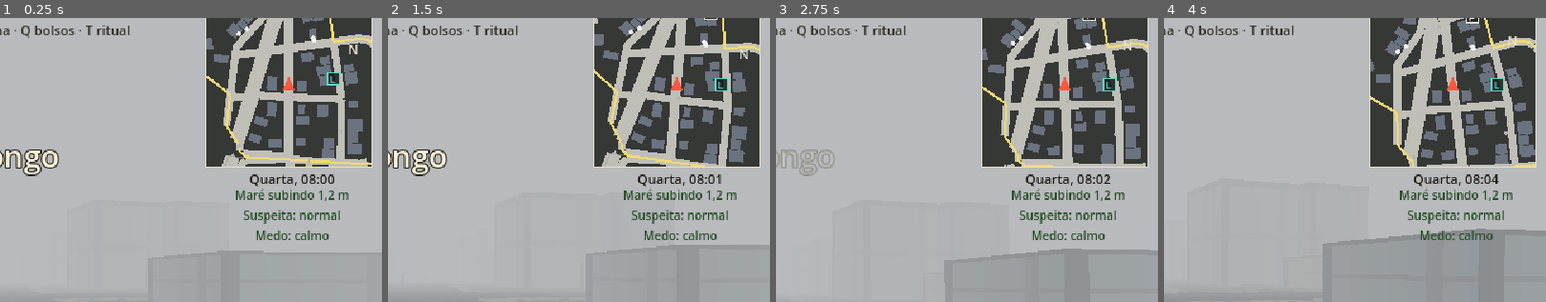
Above: before the commit, frames 1-4 (left to right).
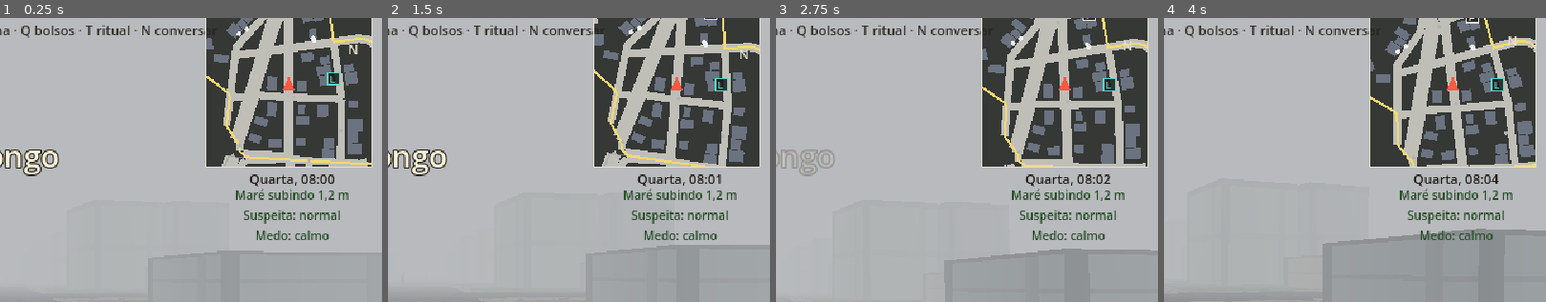
Above: after the commit, the same moments.

Repository: lucas-gomes-backend/monster-contracts
Game: Godot game, scene res://presentation/cidade/bairro.tscn
The game is run twice, just before and just after one commit, with the same random seed, the same clock (stepped at 60 frames per second) and the same inputs. This scene is started directly instead of the project's main scene.
Inputs (mouse positions are % of the whole screen's width and height, from its top left):
- Up to frame 1 (0.25 s): no input
- Up to frame 2 (1.5 s): tap Enter at 0.5 s; move the mouse to (55, 49) at 0.52 s; press the mouse at (55, 49) at 0.53 s; hold W (mover_frente) from 0.53 s (still down); tap Tab (caderno) at 0.8, 1.35 s; move the mouse to (45, 50) at 1.27 s; release the mouse at (45, 50) at 1.28 s; click (45, 50) at 1.42 s
- Up to frame 3 (2.75 s): keep holding W (mover_frente); tap Shift (correr) at 1.55 s; move the mouse to (52, 48) at 2.02 s; hold Shift (correr) from 2.03 s (still down); click (52, 48) at 2.17 s; tap E (examinar) at 2.3 s
- Up to frame 4 (4 s): keep holding W (mover_frente); move the mouse to (49, 51) at 2.77 s; release Shift (correr) at 2.78 s; tap E (examinar) at 2.85 s; click (49, 51) at 2.92 s; tap F (lanterna) at 3.05 s; move the mouse to (57, 51) at 3.52 s; hold F (lanterna) from 3.53 s (still down); click (57, 51) at 3.67 s; tap M (mapa) at 3.8 s
The pictures show only the part of the screen within x 50-100%, y 4-54%; the shares and areas given below are measured in that part.

The runs differ from the first frame. In frame 1, 0.2% of the frame differs, in the area x 35-54%, y 2-7%; in frame 2, 0.2%; in frame 3, 0.2%; in frame 4, 0.2%.

Commit message:
feat(fase-04): negociação e apaziguamento com o Curupira
Conversa (N) com a criatura que negocia (astuta ou ardilosa, neutra ou
protetora, não humana): a personalidade sai da semente e muda o que
agrada e o que ofende; ofertas gastam paciência; acordo pede agradar e
depois prometer o que atende o gatilho do caso, com um termo (o custo).
Criatura ardilosa pode trair depois (guardado para relatório e casos
futuros). Recusa vira confronto. Conversando, a criatura escuta e não
ataca. A oferenda só apazigua se ela não estiver furiosa.

Textos e números em config/negociacao.json (arquivo novo, com esquema).

Co-Authored-By: Claude Opus 5.5 <noreply@anthropic.com>

Diff:
--- a/game/core/confronto/estado_criatura.gd
+++ b/game/core/confronto/estado_criatura.gd
@@ -83,6 +83,23 @@
 	agressividade = int(_cfg["agressividade_maxima"])
 
 
+## Negociação: acordo resolve; recusa vira confronto (ela fica mais agressiva e solta).
+func acordo() -> void:
+	if estado == RESOLVIDA:
+		return
+	estado = RESOLVIDA
+	resolucao = "negocia"
+	restante = 0.0
+
+
+func recusou() -> void:
+	if estado == RESOLVIDA:
+		return
+	estado = LIVRE
+	restante = 0.0
+	agressividade = mini(agressividade + 1, int(_cfg["agressividade_maxima"]))
+
+
 func esta_afastada() -> bool:
 	return afastada > 0.0
 
--- /dev/null
+++ b/game/core/confronto/negociacao.gd
@@ -0,0 +1,88 @@
+extends RefCounted
+## Negociação com a criatura (docs/06, "Negociar"): um confronto de diálogo. Só com criaturas
+## astutas ou ardilosas e de disposição neutra ou protetora (o Curupira).
+##   - A personalidade (sorteada pela semente) muda o que agrada e o que ofende.
+##   - Cada oferta: agrada (satisfação +1), ofende (paciência -2) ou não serve (paciência -1).
+##   - Acordo: oferecer o que atende o gatilho do caso ("por quê?") depois de agradar.
+##     Os termos do acordo são o custo. Criatura ardilosa pode trair depois.
+##   - Paciência zerada: recusa (vira confronto).
+## Textos e números em data/config/negociacao.json.
+
+const CONVERSANDO := "conversando"
+const ACORDO := "acordo"
+const RECUSA := "recusa"
+
+var ficha: Dictionary
+var gatilho: String
+var personalidade: String
+var paciencia: int
+var satisfacao: int = 0
+var situacao: String = CONVERSANDO
+var termos: Array[String] = []
+var traira: bool = false
+var ultima_fala: String = ""
+var _cfg: Dictionary
+var _g: RandomNumberGenerator
+
+
+## Dá para negociar com esta criatura?
+static func pode(ficha_da_criatura: Dictionary) -> bool:
+	return ficha_da_criatura["inteligencia"] in ["astuta", "ardilosa"] and ficha_da_criatura["disposicao"] in ["neutra", "protetora"] and not "humano" in ficha_da_criatura["familia"]
+
+
+func _init(ficha_da_criatura: Dictionary, gatilho_do_caso: String, cfg_negociacao: Dictionary, g: RandomNumberGenerator) -> void:
+	ficha = ficha_da_criatura
+	gatilho = gatilho_do_caso
+	_cfg = cfg_negociacao
+	_g = g
+	var personalidades: Array = _cfg["personalidades"]
+	personalidade = personalidades[_g.randi_range(0, personalidades.size() - 1)]
+	paciencia = int(_cfg["paciencia_inicial"])
+	ultima_fala = "%s %s" % [_cfg["abertura"][personalidade], _cfg["exigencias"].get(gatilho, _cfg["exigencias"]["padrao"])]
+
+
+func ofertas() -> Array:
+	return _cfg["ofertas"]
+
+
+## O caçador oferece a oferta i. "bolsos" para gastar o item que ela exige.
+## Devolve a fala da criatura.
+func oferecer(i: int, bolsos: RefCounted = null) -> String:
+	if situacao != CONVERSANDO or i < 0 or i >= ofertas().size():
+		return ultima_fala
+	var oferta: Dictionary = ofertas()[i]
+	var falas: Dictionary = _cfg["falas"]
+	if oferta.has("exige_item"):
+		if bolsos == null or not _gastar(bolsos, oferta["exige_item"]):
+			ultima_fala = falas["sem_item"]
+			return ultima_fala
+	if personalidade in oferta["ofende"]:
+		paciencia -= 2
+		ultima_fala = falas["ofendeu"]
+	elif personalidade in oferta["agrada"]:
+		satisfacao += 1
+		ultima_fala = falas["agradou"]
+	elif not oferta.get("atende_gatilho", false):
+		paciencia -= 1
+		ultima_fala = falas["indiferente"]
+	if oferta.get("atende_gatilho", false):
+		if satisfacao >= int(_cfg["satisfacao_para_acordo"]):
+			situacao = ACORDO
+			termos.append(str(oferta.get("termo", "")))
+			traira = _g.randf() < float(_cfg["chance_de_traicao"][ficha["inteligencia"]])
+			ultima_fala = falas["acordo"]
+			return ultima_fala
+		paciencia -= 1
+		ultima_fala = falas["indiferente"]
+	if paciencia <= 0:
+		situacao = RECUSA
+		ultima_fala = falas["recusa"]
+	return ultima_fala
+
+
+func _gastar(bolsos: RefCounted, item: String) -> bool:
+	for j in bolsos.itens.size():
+		if bolsos.itens[j]["item"] == item and int(bolsos.itens[j]["quantidade"]) > 0:
+			bolsos.usar(j)
+			return true
+	return false
--- a/game/core/dados/catalogo.gd
+++ b/game/core/dados/catalogo.gd
@@ -131,6 +131,11 @@
 ## Armas, bolsos (menu radial), círculo de sal e a criatura no campo (docs/06), validados.
 static func carregar_config_armas() -> Dictionary:
 	return carregar_validado("res://data/config/armas.json", "res://data/schemas/armas.schema.json")
+
+
+## Negociação e apaziguamento (docs/06), validados.
+static func carregar_config_negociacao() -> Dictionary:
+	return carregar_validado("res://data/config/negociacao.json", "res://data/schemas/negociacao.schema.json")
 
 
 ## Rituais do confronto (docs/06), validados.
--- /dev/null
+++ b/game/data/config/negociacao.json
@@ -0,0 +1,36 @@
+{
+  "$comment": "Negociação e apaziguamento (docs/06, 'Resoluções sem combate'). Negocia quem é astuta ou ardilosa e neutra ou protetora (o Curupira). A personalidade sai da semente e muda o que agrada e o que ofende. Ofender gasta 2 de paciência; o que não agrada nem ofende gasta 1; paciência zerada é recusa e vira confronto. Acordo: oferecer o que atende o gatilho do caso depois de agradar pelo menos uma vez. Criatura ardilosa pode trair o acordo depois. Apaziguar com a oferenda só funciona se ela não estiver furiosa.",
+  "paciencia_inicial": 3,
+  "satisfacao_para_acordo": 1,
+  "chance_de_traicao": {"instintiva": 0.0, "astuta": 0.1, "ardilosa": 0.35},
+  "apaziguar_ate_agressividade": 1,
+  "alcance_da_conversa": 6.0,
+  "personalidades": ["orgulhosa", "faminta", "ressentida", "curiosa"],
+  "abertura": {
+    "orgulhosa": "Quem é você para entrar aqui sem pedir licença?",
+    "faminta": "Você chega de mãos vazias? Aqui nada é de graça.",
+    "ressentida": "Mais um da cidade. Vieram terminar o serviço?",
+    "curiosa": "Um caçador que conversa... Fala. O que você sabe?"
+  },
+  "exigencias": {
+    "desmatamento": "Estão derrubando as árvores. Quero que parem.",
+    "caca_por_crueldade": "Matam bicho por maldade e largam no chão. Isso acaba.",
+    "matar_femea_com_filhotes": "Mataram a mãe e deixaram os filhotes. Quem fez paga.",
+    "padrao": "Vocês me provocaram. Agora escuta."
+  },
+  "ofertas": [
+    {"id": "pedir_licenca", "texto": "Peço licença. Não vim tomar nada daqui.", "agrada": ["orgulhosa", "curiosa"], "ofende": []},
+    {"id": "dar_oferenda", "texto": "Trouxe fumo e cachaça para você.", "exige_item": "oferenda_fumo_e_cachaca", "agrada": ["faminta", "orgulhosa"], "ofende": []},
+    {"id": "contar_a_verdade", "texto": "Sei quem fez isso. Foi gente daqui, e eu posso provar.", "agrada": ["curiosa", "ressentida"], "ofende": []},
+    {"id": "prometer_justica", "texto": "Eu faço o culpado parar. Dou minha palavra.", "atende_gatilho": true, "termo": "Fazer o culpado parar (expor quem cometeu o crime).", "agrada": ["ressentida"], "ofende": []},
+    {"id": "ameacar", "texto": "Some daqui, ou eu volto com fogo.", "agrada": [], "ofende": ["orgulhosa", "faminta", "ressentida", "curiosa"]}
+  ],
+  "falas": {
+    "agradou": "Hm. Continua.",
+    "indiferente": "Isso não me serve.",
+    "ofendeu": "Cuidado com o que fala.",
+    "sem_item": "Você nem tem isso aí.",
+    "acordo": "Combinado. Cumpra, e a mata fica em paz.",
+    "recusa": "Chega de conversa."
+  }
+}
--- /dev/null
+++ b/game/data/schemas/negociacao.schema.json
@@ -0,0 +1,46 @@
+{
+  "$comment": "Negociação e apaziguamento (game/data/config/negociacao.json).",
+  "type": "object",
+  "additionalProperties": false,
+  "required": ["paciencia_inicial", "satisfacao_para_acordo", "chance_de_traicao", "apaziguar_ate_agressividade", "alcance_da_conversa", "personalidades", "abertura", "exigencias", "ofertas", "falas"],
+  "properties": {
+    "$comment": {"type": "string"},
+    "paciencia_inicial": {"type": "integer", "minimum": 1},
+    "satisfacao_para_acordo": {"type": "integer", "minimum": 0},
+    "chance_de_traicao": {
+      "type": "object", "additionalProperties": false, "required": ["instintiva", "astuta", "ardilosa"],
+      "properties": {"instintiva": {"type": "number", "minimum": 0, "maximum": 1}, "astuta": {"type": "number", "minimum": 0, "maximum": 1}, "ardilosa": {"type": "number", "minimum": 0, "maximum": 1}}
+    },
+    "apaziguar_ate_agressividade": {"type": "integer", "minimum": 0},
+    "alcance_da_conversa": {"type": "number", "minimum": 0},
+    "personalidades": {"type": "array", "minItems": 1, "items": {"enum": ["orgulhosa", "faminta", "ressentida", "curiosa"]}},
+    "abertura": {
+      "type": "object", "additionalProperties": false, "required": ["orgulhosa", "faminta", "ressentida", "curiosa"],
+      "properties": {"orgulhosa": {"type": "string"}, "faminta": {"type": "string"}, "ressentida": {"type": "string"}, "curiosa": {"type": "string"}}
+    },
+    "exigencias": {"$comment": "gatilho -> fala; 'padrao' para os outros", "type": "object", "required": ["padrao"]},
+    "ofertas": {
+      "type": "array",
+      "minItems": 2,
+      "maxItems": 5,
+      "items": {
+        "type": "object",
+        "additionalProperties": false,
+        "required": ["id", "texto", "agrada", "ofende"],
+        "properties": {
+          "id": {"type": "string", "pattern": "^[a-z_]+$"},
+          "texto": {"type": "string", "minLength": 1},
+          "exige_item": {"type": "string", "pattern": "^[a-z0-9_]+$"},
+          "atende_gatilho": {"type": "boolean"},
+          "termo": {"type": "string"},
+          "agrada": {"type": "array", "items": {"enum": ["orgulhosa", "faminta", "ressentida", "curiosa"]}},
+          "ofende": {"type": "array", "items": {"enum": ["orgulhosa", "faminta", "ressentida", "curiosa"]}}
+        }
+      }
+    },
+    "falas": {
+      "type": "object", "additionalProperties": false, "required": ["agradou", "indiferente", "ofendeu", "sem_item", "acordo", "recusa"],
+      "properties": {"agradou": {"type": "string"}, "indiferente": {"type": "string"}, "ofendeu": {"type": "string"}, "sem_item": {"type": "string"}, "acordo": {"type": "string"}, "recusa": {"type": "string"}}
+    }
+  }
+}
--- a/game/presentation/cidade/bairro_cena.gd
+++ b/game/presentation/cidade/bairro_cena.gd
@@ -45,9 +45,13 @@
 const Ritual := preload("res://core/confronto/ritual.gd")
 const RitualTela := preload("res://presentation/cidade/ritual_tela.gd")
 const EstadoCriatura := preload("res://core/confronto/estado_criatura.gd")
+const Negociacao := preload("res://core/confronto/negociacao.gd")
+const ConversaTela := preload("res://presentation/cidade/conversa_tela.gd")
+const TECLAS_DE_OPCAO := [KEY_1, KEY_2, KEY_3, KEY_4, KEY_5]
 const TEXTO_DO_EFEITO := {"prende": "Pegou: a criatura está contida!", "fere": "Pegou: a criatura está ferida e vulnerável!",
 	"revela": "Pegou: a forma verdadeira apareceu!", "afasta": "Pegou: a criatura recuou!",
-	"destroi": "Destruída.", "cura": "Curada: a maldição se quebrou.", "bane": "Banida.", "apazigua": "Apaziguada: foi embora em paz."}
+	"destroi": "Destruída.", "cura": "Curada: a maldição se quebrou.", "bane": "Banida.", "apazigua": "Apaziguada: foi embora em paz.",
+	"negocia": "Acordo feito."}
 ## Quanto tempo a lanterna fica apagada quando falha de medo (segundos).
 const PISCADA_DA_LANTERNA := 0.25
 const CORES_DA_SUSPEITA := {"normal": Color(0.15, 0.3, 0.15), "observado": Color(0.6, 0.45, 0.05),
@@ -111,6 +115,13 @@
 var segurando := false
 var ritual_tela: Control
 var _cfg_rituais: Dictionary
+## Negociação em andamento (ou null), o gatilho do caso que a criatura cobra e os acordos
+## feitos (com a traição escondida, para o relatório e casos futuros).
+var negociacao: RefCounted
+var gatilho_do_caso: String = ""
+var acordos: Array = []
+var conversa_tela: Control
+var _cfg_negociacao: Dictionary
 var _energia_da_lanterna := 1.0
 var ambiente: WorldEnvironment
 var sol: DirectionalLight3D
@@ -180,6 +191,7 @@
 	bolsos = Bolsos.new(_cfg_armas["bolsos"])
 	_cfg_rituais = Catalogo.carregar_config_rituais()["dados"]
 	rituais = _cfg_rituais["rituais"]
+	_cfg_negociacao = Catalogo.carregar_config_negociacao()["dados"]
 	# Dia nublado: céu e névoa da mesma cor clara, o fundo some na névoa.
 	var env := Environment.new()
 	env.background_mode = Environment.BG_COLOR
@@ -340,7 +352,7 @@
 	camada.layer = 11
 	add_child(camada)
 	var ajuda := Label.new()
-	ajuda.text = "WASD andar · Shift correr · F lanterna · E bueiro\nBotão direito mirar, esquerdo atirar · R recarregar · 1-3 arma · Q bolsos · T ritual"
+	ajuda.text = "WASD andar · Shift correr · F lanterna · E bueiro\nBotão direito mirar, esquerdo atirar · R recarregar · 1-3 arma · Q bolsos · T ritual · N conversar"
 	ajuda.position = Vector2(8, 6)
 	ajuda.add_theme_font_size_override("font_size", 11)
 	ajuda.modulate = Color(0.15, 0.13, 0.1, 0.9)
@@ -402,6 +414,12 @@
 	ritual_tela.size = Vector2(400, 110)
 	ritual_tela.visible = false
 	camada.add_child(ritual_tela)
+	conversa_tela = ConversaTela.new()
+	conversa_tela.cena = self
+	conversa_tela.position = Vector2(70, 270)
+	conversa_tela.size = Vector2(500, 150)
+	conversa_tela.visible = false
+	camada.add_child(conversa_tela)
 
 
 ## Desce pelo bueiro i (ou sobe, se já estiver lá embaixo). Muda a luz da zona.
@@ -477,6 +495,13 @@
 	if ritual_tela.visible:
 		_input_do_ritual(evento)
 		return
+	if conversa_tela.visible:
+		_input_da_conversa(evento)
+		return
+	if evento.is_action_pressed("conversar"):
+		conversar()
+		get_viewport().set_input_as_handled()
+		return
 	if evento.is_action_pressed("ritual"):
 		abrir_rituais()
 		get_viewport().set_input_as_handled()
@@ -512,6 +537,54 @@
 	else:
 		return
 	get_viewport().set_input_as_handled()
+
+
+func _input_da_conversa(evento: InputEvent) -> void:
+	if evento.is_action_pressed("soltar_mouse") or evento.is_action_pressed("conversar"):
+		fechar_conversa()
+	elif evento is InputEventKey and evento.pressed and not evento.echo and evento.physical_keycode in TECLAS_DE_OPCAO:
+		oferecer(TECLAS_DE_OPCAO.find(evento.physical_keycode))
+	else:
+		return
+	get_viewport().set_input_as_handled()
+
+
+## N: começa a conversa, se a criatura negocia e está perto.
+func conversar() -> bool:
+	if criatura == null or not criatura.visible or _distancia_da_criatura() > float(_cfg_negociacao["alcance_da_conversa"]):
+		_avisar("Não tem com quem conversar aqui.")
+		return false
+	if not Negociacao.pode(criatura.ficha):
+		_avisar("Ela não negocia.")
+		return false
+	var gatilho := gatilho_do_caso if not gatilho_do_caso.is_empty() else str(criatura.ficha["gatilhos"][0])
+	negociacao = Negociacao.new(criatura.ficha, gatilho, _cfg_negociacao, Rng.new(semente).stream("negociacao:%s" % criatura.ficha["id"]))
+	conversa_tela.visible = true
+	cacador.bloqueado = true
+	return true
+
+
+func fechar_conversa() -> void:
+	negociacao = null
+	conversa_tela.visible = false
+	if not ferimentos.morto:
+		cacador.bloqueado = false
+
+
+## Oferece a opção i. Acordo resolve (com termos); recusa vira confronto.
+func oferecer(i: int) -> void:
+	if negociacao == null:
+		return
+	negociacao.oferecer(i, bolsos)
+	if negociacao.situacao == Negociacao.ACORDO:
+		criatura.estado.acordo()
+		acordos.append({"especie": criatura.ficha["id"], "termos": negociacao.termos.duplicate(), "traira": negociacao.traira})
+		_avisar("Acordo: %s" % " ".join(negociacao.termos))
+		fechar_conversa()
+	elif negociacao.situacao == Negociacao.RECUSA:
+		criatura.estado.recusou()
+		_avisar("Ela recusou. Prepare-se!")
+		fechar_conversa()
 
 
 ## T: abre a lista de rituais, se a criatura estiver perto.
@@ -670,6 +743,11 @@
 		bolsos.itens[i]["quantidade"] = int(bolsos.itens[i]["quantidade"]) + 1
 		_avisar("Nada perto para usar isso.")
 		return
+	# Apaziguar: furiosa, ela não aceita a oferenda (converse antes).
+	if "apazigua" in criatura.estado.efeitos_do_item(item) and criatura.estado.agressividade > int(_cfg_negociacao["apaziguar_ate_agressividade"]):
+		bolsos.itens[i]["quantidade"] = int(bolsos.itens[i]["quantidade"]) + 1
+		_avisar("Furiosa demais para aceitar. Acalme-a antes.")
+		return
 	var efeito: Dictionary = criatura.receber(item, 0.0)
 	_avisar(TEXTO_DO_EFEITO.get(efeito["efeito"], "Não fez efeito. Ela ficou mais agressiva."))
 
@@ -726,7 +804,8 @@
 	var aqui := Vector2(cacador.position.x, cacador.position.z)
 	var distancia := INF
 	var pressionado := false
-	if criatura != null and criatura.visible:
+	# Conversando, a criatura escuta: não anda nem ataca.
+	if criatura != null and criatura.visible and negociacao == null:
 		var golpe: Dictionary = criatura.andar(segundos, cacador.position, circulos)
 		pressionado = criatura.pressionando
 		distancia = Vector2(criatura.position.x, criatura.position.z).distance_to(aqui)
--- /dev/null
+++ b/game/presentation/cidade/conversa_tela.gd
@@ -0,0 +1,24 @@
+extends Control
+## Tela da negociação (docs/06): a fala da criatura, a paciência dela e as ofertas (1 a 5).
+
+var cena: Node  # bairro_cena: negociacao
+
+
+func _process(_delta: float) -> void:
+	if visible:
+		queue_redraw()
+
+
+func _draw() -> void:
+	if cena == null or cena.negociacao == null:
+		return
+	var n: RefCounted = cena.negociacao
+	var fonte := ThemeDB.fallback_font
+	draw_rect(Rect2(Vector2.ZERO, size), Color(0.02, 0.05, 0.02, 0.75))
+	var linhas: Array = ["%s (paciência: %s)" % [n.ficha["nome"], "●".repeat(maxi(n.paciencia, 0))], "\"%s\"" % n.ultima_fala, ""]
+	var ofertas: Array = n.ofertas()
+	for i in ofertas.size():
+		linhas.append("%d) %s" % [i + 1, ofertas[i]["texto"]])
+	linhas.append("Esc: parar de conversar")
+	for i in linhas.size():
+		draw_string(fonte, Vector2(14, 20 + i * 16), str(linhas[i]), HORIZONTAL_ALIGNMENT_LEFT, size.x - 28, 12, Color(0.92, 0.95, 0.85))
--- a/game/presentation/personagem/cacador.gd
+++ b/game/presentation/personagem/cacador.gd
@@ -27,6 +27,7 @@
 	"arma_2": [KEY_2],
 	"arma_3": [KEY_3],
 	"ritual": [KEY_T],
+	"conversar": [KEY_N],
 	"acao_do_ritual": [KEY_SPACE],
 }
 const ACOES_MOUSE := {
--- /dev/null
+++ b/game/tests/unit/test_negociacao.gd
@@ -0,0 +1,184 @@
+extends "res://tests/framework/test_case.gd"
+## Fase 4: negociação e apaziguamento com o Curupira (core/confronto/negociacao.gd, docs/06).
+
+const Negociacao := preload("res://core/confronto/negociacao.gd")
+const Bolsos := preload("res://core/confronto/bolsos.gd")
+const Estado := preload("res://core/confronto/estado_criatura.gd")
+const Catalogo := preload("res://core/dados/catalogo.gd")
+const Rng := preload("res://core/rng.gd")
+const Cena := preload("res://presentation/cidade/bairro_cena.gd")
+
+
+func _cfg() -> Dictionary:
+	return Catalogo.carregar_config_negociacao()["dados"]
+
+
+func _ficha(id: String) -> Dictionary:
+	return Catalogo.carregar_criaturas()["criaturas"][id]
+
+
+func _com_personalidade(p: String, cfg: Dictionary = {}) -> RefCounted:
+	var c := cfg if not cfg.is_empty() else _cfg()
+	for semente in 200:
+		var n := Negociacao.new(_ficha("curupira"), "desmatamento", c, Rng.new(semente).stream("negociacao"))
+		if n.personalidade == p:
+			return n
+	return null
+
+
+func _indice(id: String) -> int:
+	var ofertas: Array = _cfg()["ofertas"]
+	for i in ofertas.size():
+		if ofertas[i]["id"] == id:
+			return i
+	return -1
+
+
+func _bolsos_com_oferenda() -> RefCounted:
+	return Bolsos.new([{"item": "oferenda_fumo_e_cachaca", "nome": "Fumo e cachaça", "quantidade": 1}])
+
+
+func test_negociacao_config_e_valida() -> void:
+	assert_eq(Catalogo.carregar_config_negociacao()["erros"], [] as Array[String])
+
+
+func test_so_negocia_quem_e_esperto_e_nao_hostil() -> void:
+	assert_true(Negociacao.pode(_ficha("curupira")))
+	for id in ["lobisomem_br", "corpo_seco", "mula_sem_cabeca", "golpe_humano"]:
+		assert_false(Negociacao.pode(_ficha(id)), id)
+
+
+func test_a_criatura_abre_cobrando_o_gatilho_do_caso() -> void:
+	var n := Negociacao.new(_ficha("curupira"), "desmatamento", _cfg(), Rng.new(1).stream("negociacao"))
+	assert_has(n.ultima_fala, _cfg()["exigencias"]["desmatamento"])
+	assert_has(n.ultima_fala, _cfg()["abertura"][n.personalidade])
+
+
+func test_personalidade_sai_da_semente() -> void:
+	var vistas := {}
+	for semente in 40:
+		vistas[Negociacao.new(_ficha("curupira"), "desmatamento", _cfg(), Rng.new(semente).stream("negociacao")).personalidade] = true
+	assert_gte(vistas.size(), 3, "personalidades variam")
+	var a := Negociacao.new(_ficha("curupira"), "desmatamento", _cfg(), Rng.new(9).stream("negociacao"))
+	var b := Negociacao.new(_ficha("curupira"), "desmatamento", _cfg(), Rng.new(9).stream("negociacao"))
+	assert_eq(a.personalidade, b.personalidade)
+
+
+func test_cada_personalidade_tem_um_caminho_para_o_acordo() -> void:
+	var caminhos := {"orgulhosa": "pedir_licenca", "curiosa": "contar_a_verdade", "ressentida": "contar_a_verdade", "faminta": "dar_oferenda"}
+	for p in caminhos:
+		var n := _com_personalidade(p)
+		assert_false(n == null, p)
+		n.oferecer(_indice(caminhos[p]), _bolsos_com_oferenda())
+		assert_eq(n.satisfacao, 1, "%s gostou" % p)
+		n.oferecer(_indice("prometer_justica"))
+		assert_eq(n.situacao, Negociacao.ACORDO, p)
+		assert_eq(n.termos.size(), 1, "o acordo tem termo (custo)")
+
+
+func test_prometer_sem_agradar_antes_nao_fecha() -> void:
+	var n := _com_personalidade("orgulhosa")
+	var antes: int = n.paciencia
+	n.oferecer(_indice("prometer_justica"))
+	assert_eq(n.situacao, Negociacao.CONVERSANDO)
+	assert_eq(n.paciencia, antes - 1)
+
+
+func test_ameacar_ofende_e_esgota_a_paciencia() -> void:
+	var n := _com_personalidade("curiosa")
+	n.oferecer(_indice("ameacar"))
+	assert_eq(n.paciencia, int(_cfg()["paciencia_inicial"]) - 2)
+	n.oferecer(_indice("ameacar"))
+	assert_eq(n.situacao, Negociacao.RECUSA)
+
+
+func test_oferenda_sem_ter_no_bolso_nao_conta() -> void:
+	var n := _com_personalidade("faminta")
+	var antes: int = n.paciencia
+	n.oferecer(_indice("dar_oferenda"), Bolsos.new([{"item": "sal_grosso", "nome": "Sal", "quantidade": 1}]))
+	assert_eq(n.ultima_fala, _cfg()["falas"]["sem_item"])
+	assert_eq(n.paciencia, antes)
+	assert_eq(n.satisfacao, 0)
+
+
+func test_oferenda_dada_sai_do_bolso() -> void:
+	var n := _com_personalidade("faminta")
+	var b := _bolsos_com_oferenda()
+	n.oferecer(_indice("dar_oferenda"), b)
+	assert_eq(b.quantidade("oferenda_fumo_e_cachaca"), 0)
+
+
+func test_criatura_ardilosa_pode_trair_o_acordo() -> void:
+	var cfg := _cfg().duplicate(true)
+	cfg["chance_de_traicao"]["astuta"] = 1.0
+	var n := _com_personalidade("orgulhosa", cfg)
+	n.oferecer(_indice("pedir_licenca"))
+	n.oferecer(_indice("prometer_justica"))
+	assert_eq(n.situacao, Negociacao.ACORDO, "parece acordo")
+	assert_true(n.traira, "mas vai trair")
+	cfg["chance_de_traicao"]["astuta"] = 0.0
+	var honesta := _com_personalidade("orgulhosa", cfg)
+	honesta.oferecer(_indice("pedir_licenca"))
+	honesta.oferecer(_indice("prometer_justica"))
+	assert_false(honesta.traira, "sem chance, cumpre")
+
+
+# --- Na cidade ---
+
+func _cena(especie: String) -> Node3D:
+	var cena := Cena.new()
+	cena.montar("valongo", 1)
+	cena.trazer_criatura(especie)
+	cena.criatura.position = cena.cacador.position + Vector3(2.0, -cena.cacador.position.y, 0)
+	return cena
+
+
+func test_conversando_ela_escuta_e_o_acordo_resolve() -> void:
+	var cena := _cena("curupira")
+	assert_true(cena.conversar())
+	assert_true(cena.conversa_tela.visible)
+	for i in 50:
+		cena.passar_tempo(0.1)
+	assert_eq(cena.ferimentos.texto(), "nenhum", "escutando, não ataca")
+	var caminho := {"orgulhosa": "pedir_licenca", "curiosa": "contar_a_verdade", "ressentida": "contar_a_verdade", "faminta": "dar_oferenda"}
+	cena.oferecer(_indice(caminho[cena.negociacao.personalidade]))
+	cena.oferecer(_indice("prometer_justica"))
+	assert_eq(cena.criatura.estado.estado, Estado.RESOLVIDA)
+	assert_eq(cena.criatura.estado.resolucao, "negocia")
+	assert_eq(cena.acordos.size(), 1)
+	assert_false(cena.conversa_tela.visible)
+	cena.free()
+
+
+func test_recusa_vira_confronto() -> void:
+	var cena := _cena("curupira")
+	cena.conversar()
+	cena.oferecer(_indice("ameacar"))
+	cena.oferecer(_indice("ameacar"))
+	assert_eq(cena.criatura.estado.estado, Estado.LIVRE)
+	assert_eq(cena.criatura.estado.agressividade, 1, "mais agressiva")
+	assert_true(cena.negociacao == null)
+	cena.free()
+
+
+func test_lobisomem_nao_conversa() -> void:
+	var cena := _cena("lobisomem_br")
+	assert_false(cena.conversar())
+	assert_false(cena.conversa_tela.visible)
+	cena.free()
+
+
+func test_curupira_furioso_nao_aceita_a_oferenda() -> void:
+	var cena := _cena("curupira")
+	cena.criatura.estado.agressividade = 3
+	var i := -1
+	for j in cena.bolsos.itens.size():
+		if cena.bolsos.itens[j]["item"] == "oferenda_fumo_e_cachaca":
+			i = j
+	cena.usar_bolso(i)
+	assert_eq(cena.criatura.estado.estado, Estado.LIVRE, "não se acalmou")
+	assert_eq(cena.bolsos.itens[i]["quantidade"], 1, "a oferenda volta para o bolso")
+	cena.criatura.estado.agressividade = 0
+	cena.usar_bolso(i)
+	assert_eq(cena.criatura.estado.estado, Estado.RESOLVIDA, "calma, aceita")
+	cena.free()
Not shown, added: game/core/confronto/negociacao.gd.uid
Not shown, added: game/presentation/cidade/conversa_tela.gd.uid
Not shown, added: game/tests/unit/test_negociacao.gd.uid
Not shown, changed: docs/06-confronto-e-rituais.md
Not shown, changed: docs/11-roadmap.md
Not shown, changed: tools/verify-mutation.ps1
